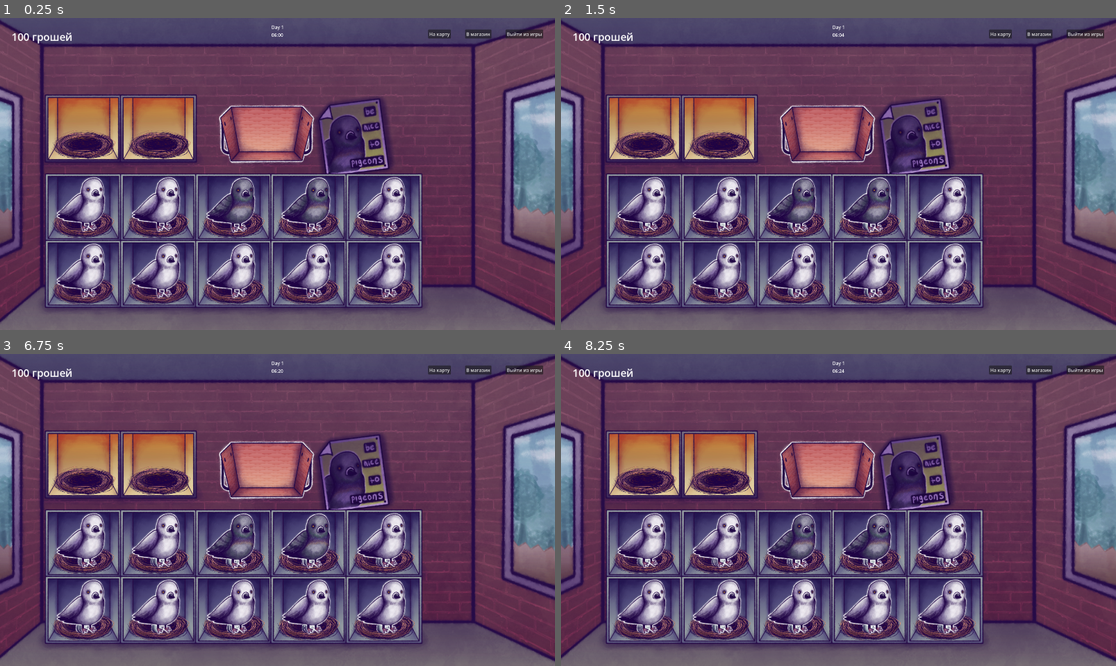
Above: before the commit, frames 1-4 (two rows, left to right).
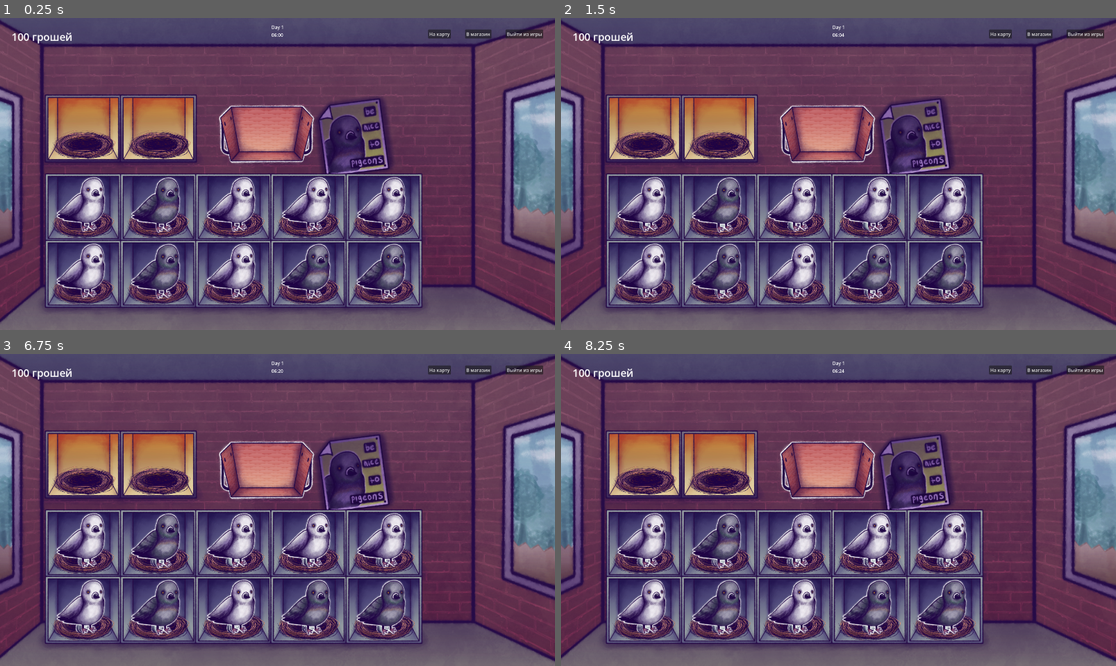
Above: after the commit, the same moments.

Repository: Nick-labs/GvsC
Game: Godot game, scene res://scenes/Main.tscn
The game is run twice, just before and just after one commit, with the same random seed, the same clock (stepped at 60 frames per second) and the same inputs.
Inputs:
- Up to frame 1 (0.25 s): no input
- Up to frame 2 (1.5 s): click "На карту" at 0.5 s; click "Вернуться" at 1.25 s
- Up to frame 3 (6.75 s): click "В магазин" at 2 s; click "Продать всё" at 2.75 s; click "Посмотреть ассортимент" at 3.5 s; click "Рюкзак" at 4.25 s; click "Купить" at 5 s; click "Закрыть" at 5.75 s; click "Вернуться" at 6.5 s
- Up to frame 4 (8.25 s): click "На карту" at 7.25 s; click "Вернуться" at 8 s

The runs differ from the first frame. In frame 1, 4.3% of the frame differs, in the area x 23-74%, y 50-91%; in frame 2, 4.3%; in frame 3, 4.3%; in frame 4, 4.3%.

Commit message:
Fix start pigeon spawn

Diff:
--- a/scenes/farm/farm.tscn
+++ b/scenes/farm/farm.tscn
@@ -3,9 +3,6 @@
 [ext_resource type="Script" uid="uid://bj3tejodjtglo" path="res://scripts/farm/farm.gd" id="1_a4t06"]
 [ext_resource type="PackedScene" uid="uid://bmejj6a5xgtxu" path="res://scenes/farm/loft.tscn" id="2_wgrn4"]
 [ext_resource type="PackedScene" uid="uid://ba66ct4755evq" path="res://scenes/farm/farm_ui.tscn" id="3_fev0l"]
-[ext_resource type="Script" uid="uid://bmosjtxnab5ud" path="res://scripts/farm/pigeon_data.gd" id="4_a5wis"]
-[ext_resource type="Resource" uid="uid://brbixvnswwcwa" path="res://resources/pigeons/tier_0/grey_pigeon.tres" id="5_72sg3"]
-[ext_resource type="Resource" uid="uid://r2x0ipbkn3u7" path="res://resources/pigeons/tier_0/white_pigeon.tres" id="6_0uhpw"]
 [ext_resource type="PackedScene" uid="uid://dlnktbeh75sqr" path="res://scenes/farm/egg_basket.tscn" id="6_fhtoc"]
 [ext_resource type="PackedScene" uid="uid://cpewe02rkskak" path="res://scenes/farm/pigeon_factory.tscn" id="7_f0ucu"]
 [ext_resource type="Script" uid="uid://dngphhg4b2ddo" path="res://scripts/farm/incubator.gd" id="8_eed4j"]
@@ -24,7 +21,6 @@
 position = Vector2(158, 500)
 
 [node name="PigeonFactory" parent="." unique_id=208138106 instance=ExtResource("7_f0ucu")]
-start_pigeons = Array[ExtResource("4_a5wis")]([ExtResource("5_72sg3"), ExtResource("6_0uhpw")])
 
 [node name="EggBasket" parent="." unique_id=218532551 instance=ExtResource("6_fhtoc")]
 position = Vector2(923, 412)
--- a/scenes/farm/pigeon_factory.tscn
+++ b/scenes/farm/pigeon_factory.tscn
@@ -2,11 +2,7 @@
 
 [ext_resource type="Script" uid="uid://cyj50pqlynyfj" path="res://scripts/farm/pigeon_factory.gd" id="1_ombfs"]
 [ext_resource type="PackedScene" uid="uid://0vqpv2qnkwkc" path="res://scenes/farm/pigeon.tscn" id="2_slxyh"]
-[ext_resource type="Script" uid="uid://bmosjtxnab5ud" path="res://scripts/farm/pigeon_data.gd" id="3_rn4fw"]
-[ext_resource type="Resource" uid="uid://brbixvnswwcwa" path="res://resources/pigeons/tier_0/grey_pigeon.tres" id="4_urolv"]
-[ext_resource type="Resource" uid="uid://r2x0ipbkn3u7" path="res://resources/pigeons/tier_0/white_pigeon.tres" id="5_dmsm5"]
 
 [node name="PigeonFactory" type="Node" unique_id=208138106]
 script = ExtResource("1_ombfs")
 pigeon_scene = ExtResource("2_slxyh")
-start_pigeons = Array[ExtResource("3_rn4fw")]([ExtResource("4_urolv"), ExtResource("5_dmsm5")])
--- a/scripts/farm/loft.gd
+++ b/scripts/farm/loft.gd
@@ -71,7 +71,7 @@
 
 
 func create_default_pigeon() -> Pigeon:
-	var pigeon: Pigeon = PigeonFactory.create_start_pigeon()
+	var pigeon: Pigeon = PigeonFactory.create_from_template(SpeciesRegistry.get_random_hatchable_species(0))
 	setup_pigeon(pigeon)
 	return pigeon
 
--- a/scripts/farm/pigeon_factory.gd
+++ b/scripts/farm/pigeon_factory.gd
@@ -1,14 +1,6 @@
 extends Node
 
 @export var pigeon_scene: PackedScene
-@export var start_pigeons: Array[PigeonData]
-
-
-func create_start_pigeon() -> Pigeon:
-	print(start_pigeons)
-	return create_from_template(
-		start_pigeons.pick_random()
-	)
 
 
 func create_from_template(template: PigeonData) -> Pigeon:
@@ -26,8 +18,6 @@
 func create_from_egg(egg: EggData) -> Pigeon:
 	var template: PigeonData = SpeciesRegistry.get_random_hatchable_by_egg(egg)
 
-	print("Template: ", template)
-
 	var pigeon := pigeon_scene.instantiate() as Pigeon
 	pigeon.data = template.duplicate(true)
 
